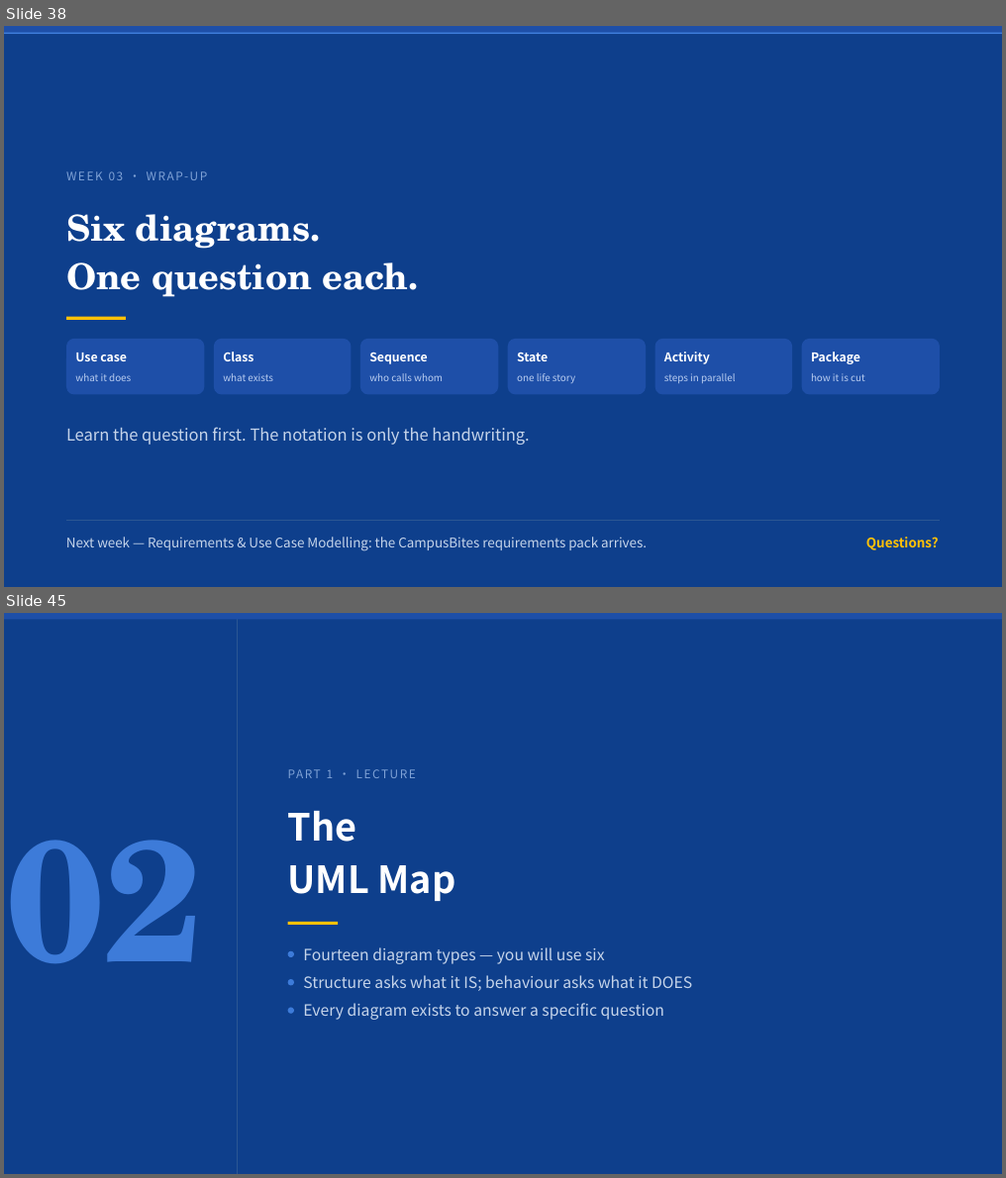
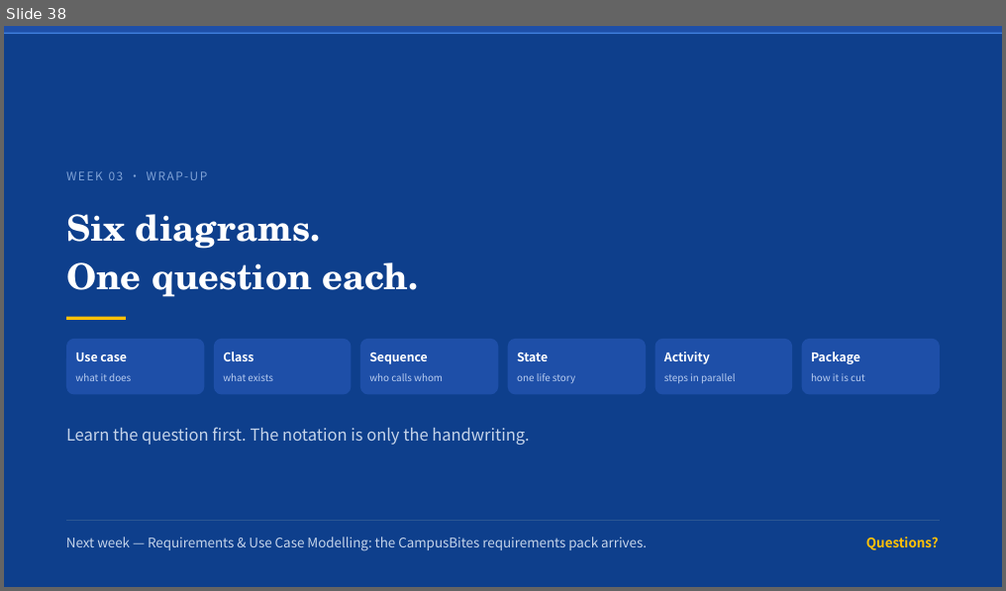
Before and after one commit to klausren/isad-course, a slide deck: 01-slides/W03-UML-Essentials-and-Modeling-Workflow.pptx. Shown one above the other, each under a label of ours: slides 38 and 45 before the commit, slide 38 after it; the slides between them are not shown. The pictures are 1006x1178 and 1006x591 pixels, drawn with LibreOffice and Linux fonts; fonts in the diff are those of the drawing. Boxes give left, top, right and bottom in pixels: in the first picture for what was removed or moved away, otherwise in the second. Text is boxed around its words. In the diff, an @@ line names an element or a change of style, - is before the commit and + after.

```diff
--- a/01-slides/W03-UML-Essentials-and-Modeling-Workflow.pptx
+++ b/01-slides/W03-UML-Essentials-and-Modeling-Workflow.pptx
@@ slide 45 removed at (4,613,1002,1174), background #FFFFFF @@
@@ rectangle removed at (4,613,1002,1174) @@
@@ freeform shape removed at (4,613,238,1174) @@
@@ rectangle removed at (4,613,1002,619) @@
@@ text removed at (327,770,334,778) @@
-PART 1 · LECTURE
@@ text removed at (288,811,456,901) @@
-The
-UML Map
@@ text removed at (6,840,203,963) @@
-02
@@ rectangle removed at (288,922,338,925) @@
@@ rounded rectangle removed at (288,952,294,958) @@
@@ text removed at (303,948,605,964) @@
-Fourteen diagram types — you will use six
@@ rounded rectangle removed at (288,980,294,986) @@
@@ text removed at (303,975,692,991) @@
-Structure asks what it IS; behaviour asks what it DOES
@@ rounded rectangle removed at (288,1008,294,1014) @@
@@ text removed at (303,1003,664,1020) @@
-Every diagram exists to answer a specific question
```
Also in this commit, not shown: 37 other slides removed, 13 other files.
